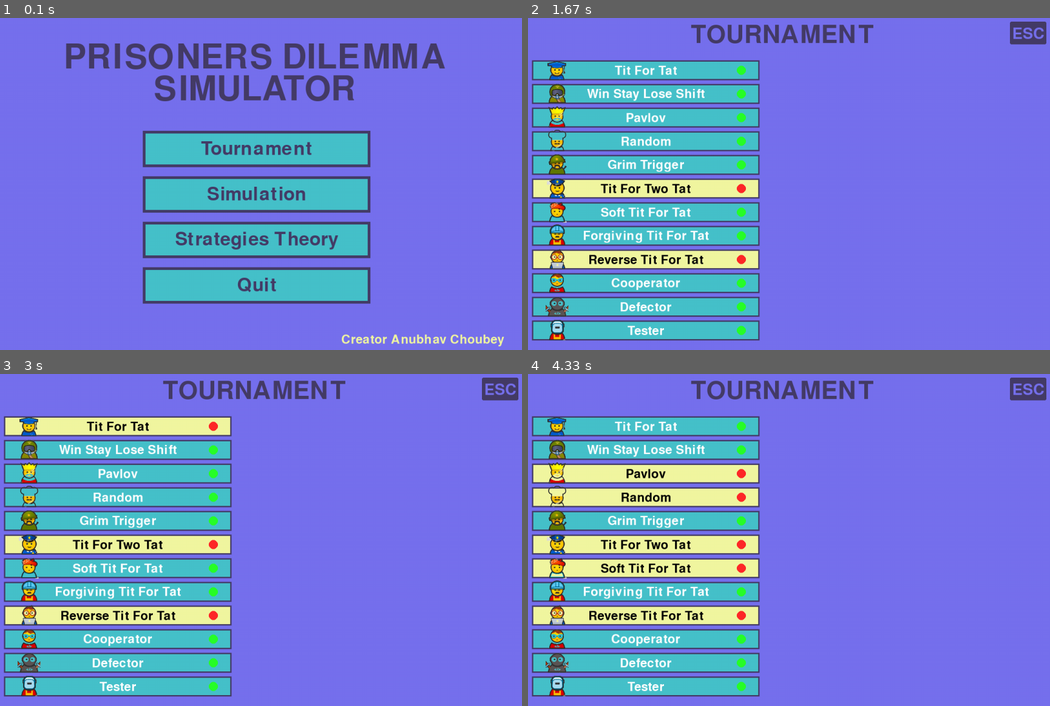
Above: before the commit, frames 1-4 (two rows, left to right).
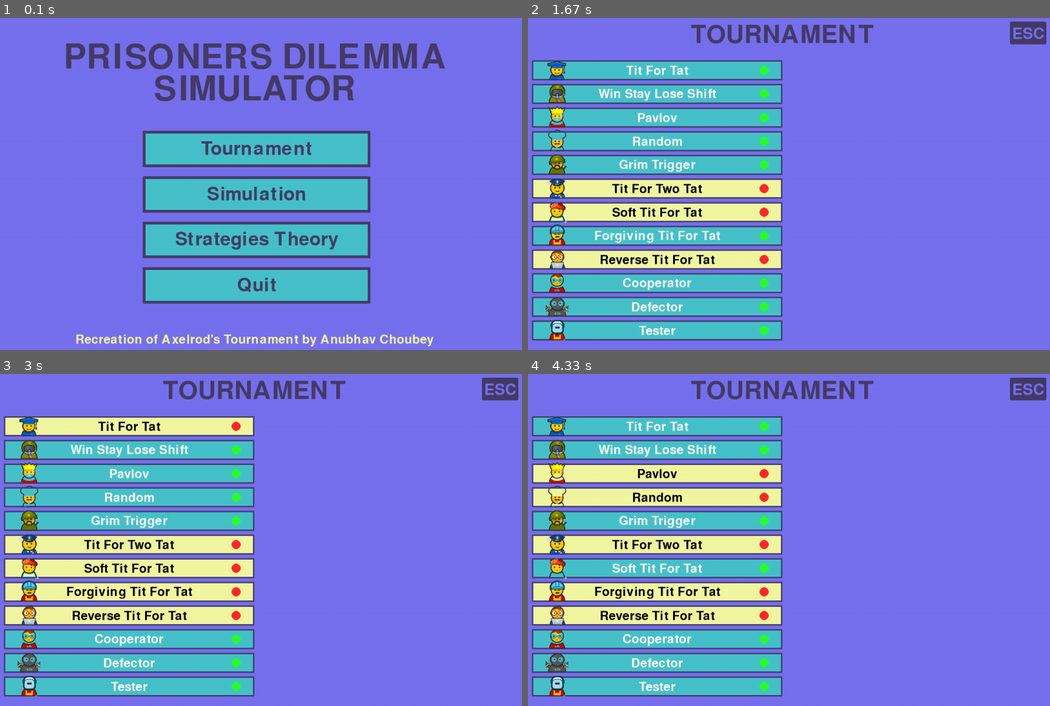
Above: after the commit, the same moments.

Repository: LazyyVenom/py-game-theory
Game: pygame game, started from prisoners_dilemma.py
Two runs of this game, one before a commit and one after it. Both use one fixed random seed, a clock stepped at 60 frames per second and the inputs below.
Inputs (mouse positions are in pixels of both pictures, inside the frame that each line leads up to):
- Up to frame 1 (0.1 s): no input
- Up to frame 2 (1.67 s): click "Tournament" at 0.38 s; click (762, 197) at 0.72 s; click (653, 184) at 1.05 s; click (611, 263) at 1.38 s
- Up to frame 3 (3 s): click (109, 413) at 1.72 s; click (125, 470) at 2.05 s; click (255, 579) at 2.38 s; click (177, 470) at 2.72 s
- Up to frame 4 (4.33 s): click (695, 427) at 3.05 s; click (574, 463) at 3.38 s; click (606, 573) at 3.72 s; click (611, 496) at 4.05 s

The runs differ from the first frame. In frame 1, 1.1% of the frame differs, in the area x 14-97%, y 95-99%; in frame 2, 9.4%; in frame 3, 11%; in frame 4, 11%, in the area x 0-49%, y 12-98%.

Commit message:
Given Credits to axelrod

Diff:
--- a/prisoners_dilemma.py
+++ b/prisoners_dilemma.py
@@ -57,12 +57,13 @@
                 pygame.draw.rect(screen, BUTTON_BORDER_COLOR, button["rect"], 6)
             draw_text(button["text"], pygame.font.Font(None, 60), TEXT_COLOR, button["rect"].centerx, button["rect"].centery)
 
-        draw_text("Creator Anubhav Choubey", pygame.font.Font(None, 40), KIND_OF_YELLOW, 970, 720)
+        draw_text("Recreation of Axelrod's Tournament by Anubhav Choubey", pygame.font.Font(None, 40), KIND_OF_YELLOW, screen_width//2, 720)
 
         for event in pygame.event.get():
             if event.type == pygame.QUIT:
                 pygame.quit()
                 sys.exit()
+
             if event.type == pygame.MOUSEBUTTONDOWN:
                 for button in buttons:
                     if button["rect"].collidepoint((mouse_x, mouse_y)):
@@ -175,7 +176,7 @@
 def tournament():
     running = True
 
-    box_dimensions = (500,44)
+    box_dimensions = (550,44)
     box_x = 50
     box_y_initial = 130
     box_y_delta = 52
@@ -192,14 +193,14 @@
             if check_boxes[i]:
                 pygame.draw.rect(screen, TER_BLUE, (box_x, y_offset-25, box_dimensions[0], box_dimensions[1]))
                 pygame.draw.rect(screen,SECONDARY , (box_x, y_offset-25, box_dimensions[0], box_dimensions[1]),3)
-                pygame.draw.circle(screen,(40,255,40),(510,y_offset-3),10)
-                draw_text(strategy.name, pygame.font.Font(None,40),(255,255,255),300, y_offset-2)
+                pygame.draw.circle(screen,(40,255,40),(560,y_offset-3),10)
+                draw_text(strategy.name, pygame.font.Font(None,40),(255,255,255),325, y_offset-2)
 
             else:
                 pygame.draw.rect(screen, KIND_OF_YELLOW, (box_x, y_offset-25, box_dimensions[0], box_dimensions[1]))
                 pygame.draw.rect(screen,SECONDARY , (box_x, y_offset-25, box_dimensions[0], box_dimensions[1]),3)
-                pygame.draw.circle(screen,(255,40,40),(510,y_offset-3),10)
-                draw_text(strategy.name, pygame.font.Font(None,40),(0,0,0),300, y_offset-2)
+                pygame.draw.circle(screen,(255,40,40),(560,y_offset-3),10)
+                draw_text(strategy.name, pygame.font.Font(None,40),(0,0,0),325, y_offset-2)
 
             image_path = f"images/{strategy.st_id}.png"
             if os.path.exists(image_path):
